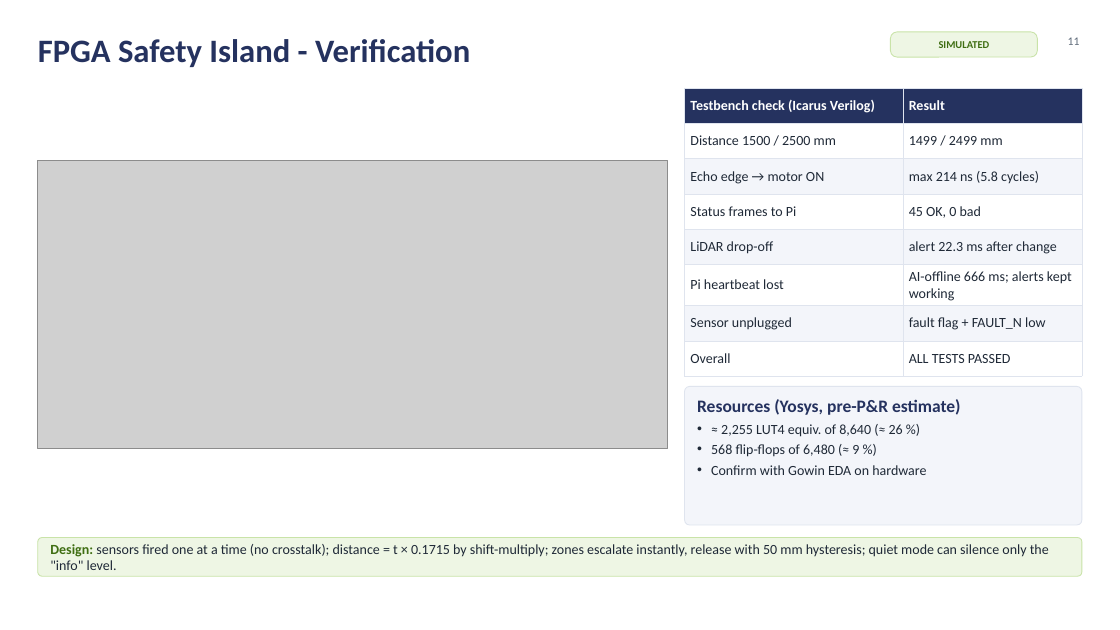
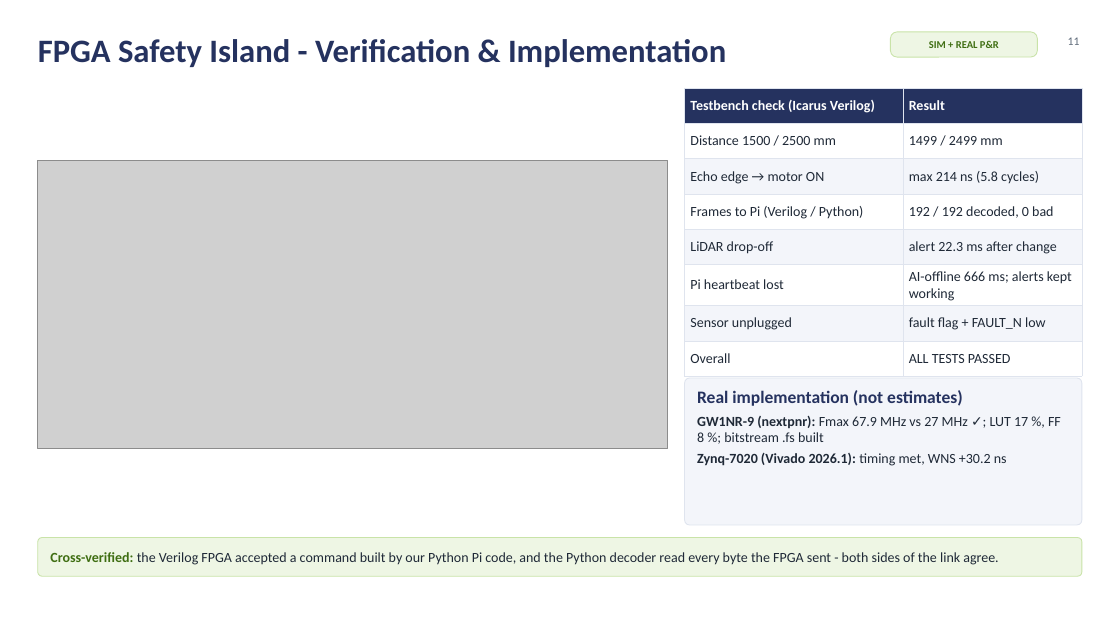
Before and after one commit to silentaf/viswa_id1, a slide deck: slide 11 of ppt/VisionAid_Stage2_Design_Deck.pptx. Drawn at 1120x630 pixels with LibreOffice and Linux fonts; fonts in the diff are those of the drawing; grey boxes stand for pictures; background and template pictures are left out. Boxes give left, top, right and bottom in pixels: in the first picture for what was removed or moved away, otherwise in the second. Text is boxed around its words. In the diff, an @@ line names an element or a change of style, - is before the commit and + after.

```diff
--- a/ppt/VisionAid_Stage2_Design_Deck.pptx
+++ b/ppt/VisionAid_Stage2_Design_Deck.pptx
@@ title at (x1=38, y1=39, x2=726, y2=67): text changed @@
-FPGA Safety Island - Verification
+FPGA Safety Island - Verification & Implementation
@@ text in rounded rectangle at (x1=929, y1=41, x2=999, y2=48): text changed @@
-SIMULATED
+SIM + REAL P&R
@@ table at (x1=685, y1=88, x2=1082, y2=367) @@
-row 4, column 1: Status frames to Pi
+row 4, column 1: Frames to Pi (Verilog / Python)
-row 4, column 2: 45 OK, 0 bad
+row 4, column 2: 192 / 192 decoded, 0 bad
@@ rounded rectangle resized from (x1=685, y1=386, x2=1082, y2=525) to (x1=685, y1=378, x2=1082, y2=525) @@
@@ rounded rectangle at (x1=685, y1=378, x2=1082, y2=525): proportions changed @@
@@ text at (x1=697, y1=390, x2=1061, y2=466): text changed; bold on @@
-Resources (Yosys, pre-P&R estimate)
-• ≈ 2,255 LUT4 equiv. of 8,640 (≈ 26 %)
-• 568 flip-flops of 6,480 (≈ 9 %)
-• Confirm with Gowin EDA on hardware
+Real implementation (not estimates)
+• GW1NR-9 (nextpnr): Fmax 67.9 MHz vs 27 MHz ✓; LUT 17 %, FF 8 %; bitstream .fs built
+• Zynq-7020 (Vivado 2026.1): timing met, WNS +30.2 ns
@@ text at (x1=50, y1=552, x2=998, y2=565): text changed @@
-Design: sensors fired one at a time (no crosstalk); distance = t × 0.1715 by shift-multiply; zones escalate instantly, release with 50 mm hysteresis; quiet mode can silence only the "info" level.
+Cross-verified: the Verilog FPGA accepted a command built by our Python Pi code, and the Python decoder read every byte the FPGA sent - both sides of the link agree.
```
Also in this commit, not shown: 9 other slides changed, 2 slides added, 3 other files.
